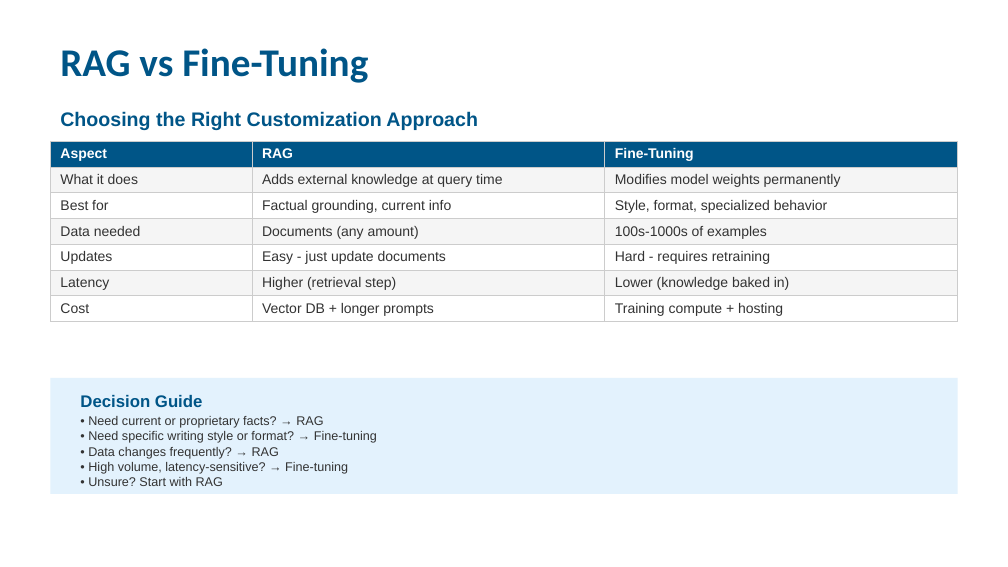
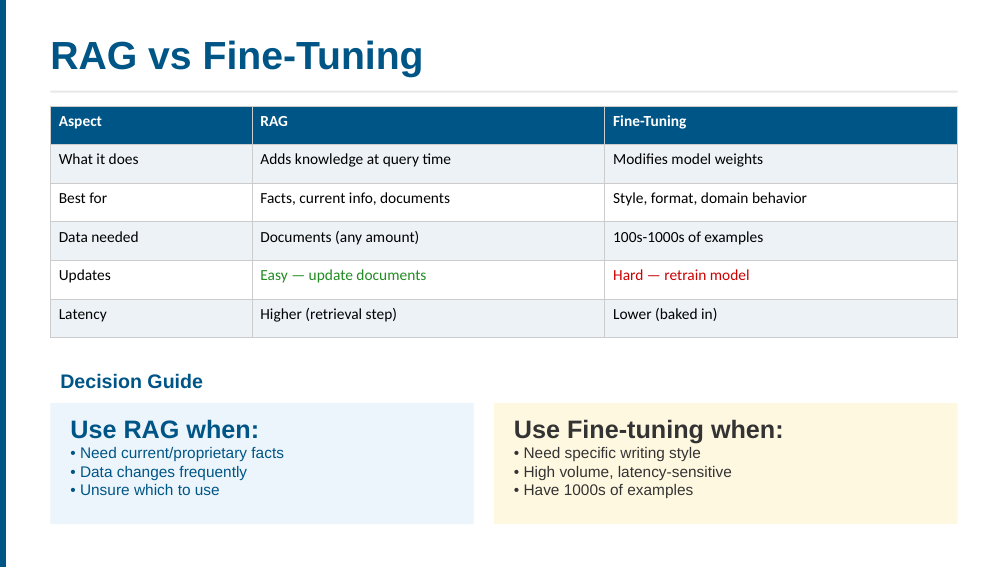
Before and after one commit to ucla-anderson-SSAI/SSAI, a slide deck: slide 10 of Slides/Week8.pptx (slide 17 before the commit). Drawn at 1008x567 pixels with LibreOffice and Linux fonts; fonts in the diff are those of the drawing. Boxes give left, top, right and bottom in pixels: in the first picture for what was removed or moved away, otherwise in the second. Text is boxed around its words. In the diff, an @@ line names an element or a change of style, - is before the commit and + after.

```diff
--- a/Slides/Week8.pptx
+++ b/Slides/Week8.pptx
@@ rectangle added at (x1=0, y1=0, x2=6, y2=566), fill #005587 @@
@@ text "RAG vs Fine-Tuning" at (x1=50, y1=40, x2=424, y2=77): font Calibri to Arial; vertical alignment middle to top @@
@@ table at (x1=50, y1=106, x2=958, y2=338) @@
-row 2, column 2: Adds external knowledge at query time
+row 2, column 2: Adds knowledge at query time
-row 2, column 3: Modifies model weights permanently
+row 2, column 3: Modifies model weights
-row 3, column 2: Factual grounding, current info
+row 3, column 2: Facts, current info, documents
-row 3, column 3: Style, format, specialized behavior
+row 3, column 3: Style, format, domain behavior
-row 5: Updates | Easy - just update documents | Hard - requires retraining
-row 6: Latency | Higher (retrieval step) | Lower (knowledge baked in)
-row 7: Cost | Vector DB + longer prompts | Training compute + hosting
+row 5: Updates | Easy — update documents | Hard — retrain model
+row 6: Latency | Higher (retrieval step) | Lower (baked in)
@@ table resized from (x1=50, y1=141, x2=958, y2=320) to (x1=50, y1=106, x2=958, y2=338) @@
@@ rectangle added at (x1=50, y1=91, x2=958, y2=93), fill #E8E8E8 @@
@@ text removed at (x1=60, y1=111, x2=478, y2=130) @@
-Choosing the Right Customization Approach
@@ text "Decision Guide" moved from (x1=80, y1=395, x2=203, y2=407) to (x1=60, y1=373, x2=203, y2=389) @@
@@ text "Decision Guide" at (x1=60, y1=373, x2=203, y2=389): size 12 to 14 pt @@
@@ rectangle removed at (x1=50, y1=378, x2=958, y2=494) @@
@@ rectangle added at (x1=50, y1=403, x2=474, y2=524), fill #EBF5FB @@
@@ text added at (x1=70, y1=419, x2=284, y2=495), 11 pt, text #005587 @@
+Use RAG when:
+• Need current/proprietary facts
+• Data changes frequently
+• Unsure which to use
@@ text removed at (x1=88, y1=416, x2=377, y2=486) @@
-• Need current or proprietary facts? → RAG
-• Need specific writing style or format? → Fine-tuning
-• Data changes frequently? → RAG
-• High volume, latency-sensitive? → Fine-tuning
-• Unsure? Start with RAG
@@ rectangle added at (x1=494, y1=403, x2=958, y2=524), fill #FFF8E1 @@
@@ text added at (x1=514, y1=419, x2=784, y2=498), 11 pt, text #333333 @@
+Use Fine-tuning when:
+• Need specific writing style
+• High volume, latency-sensitive
+• Have 1000s of examples
```
Also in this commit, not shown: 14 other slides changed, 3 slides added, 13 slides removed, 27 other files.
